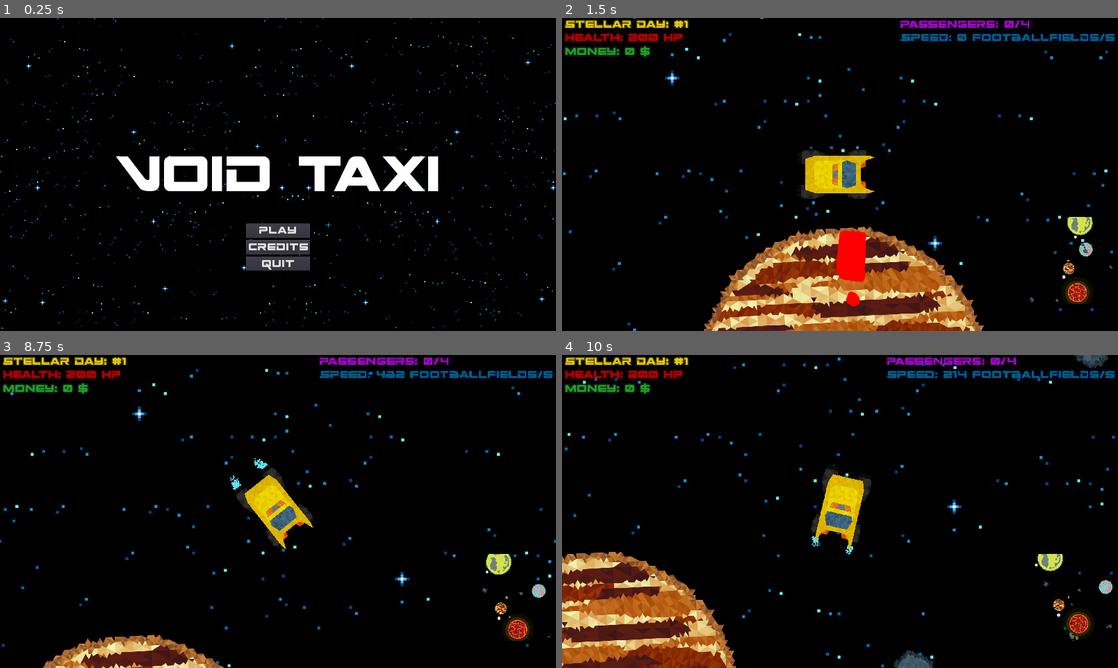
Above: before the commit, frames 1-4 (two rows, left to right).
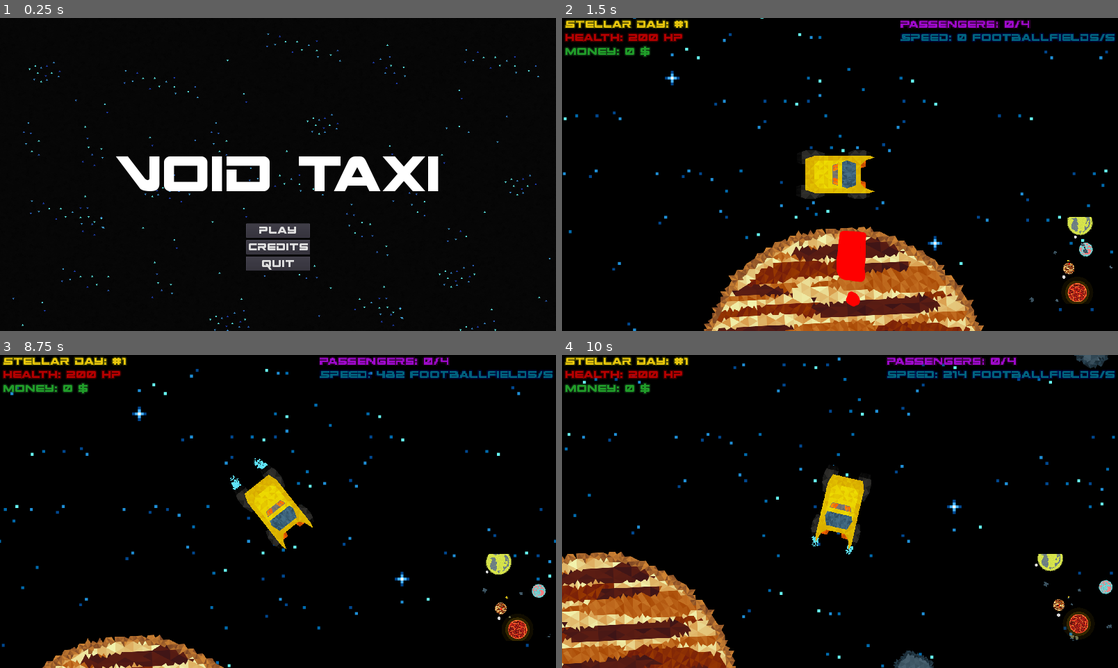
Above: after the commit, the same moments.

Repository: game-jam-team-gut/void-taxi
Game: Godot game, scene res://MainMenu.tscn
Same seed, same stepped clock (60 frames per second), same inputs: the game is played once before the commit and once after it.
Inputs:
- Up to frame 1 (0.25 s): no input
- Up to frame 2 (1.5 s): click "Play" at 0.5 s; hold Right (ui_right) from 1.28 s (still down)
- Up to frame 3 (8.75 s): release Right (ui_right) at 2.03 s; hold Down (ui_down) 2.03-2.78 s; hold Right (ui_right) 2.78-3.53 s; hold Up (ui_up) 3.53-4.28 s; hold Left (ui_left) 4.28-5 s; tap Escape (ui_cancel) at 4.9 s; click "Play" at 5 s; hold Left (ui_left) 5.78-6.53 s; hold Down (ui_down) 6.53-7.28 s; hold Right (ui_right) 7.28-8.03 s; hold Up (ui_up) from 8.03 s (still down)
- Up to frame 4 (10 s): release Up (ui_up) at 8.78 s; hold Right (ui_right) 8.78-9.53 s; hold Down (ui_down) from 9.53 s (still down)

The runs differ from the first frame. In frame 1, 1.3% of the frame differs, in the area x 0-100%, y 0-100%; in frame 2, nothing differs; in frame 3, less than 0.1%; in frame 4, less than 0.1%.

Commit message:
New background

Diff:
--- a/MainMenu.tscn
+++ b/MainMenu.tscn
@@ -3,7 +3,7 @@
 [ext_resource path="res://MainMenu/MainMenu.gd" type="Script" id=1]
 [ext_resource path="res://MainMenu/MainMenuNormalFont.tres" type="DynamicFont" id=2]
 [ext_resource path="res://MainMenu/MainMenuTitleFont.tres" type="DynamicFont" id=3]
-[ext_resource path="res://Void/background.png" type="Texture" id=4]
+[ext_resource path="res://Void/testbg.png" type="Texture" id=4]
 
 [node name="MainMenu" type="Control"]
 script = ExtResource( 1 )
@@ -13,6 +13,7 @@
 
 [node name="Sprite" type="Sprite" parent="."]
 position = Vector2( 960, 540 )
+scale = Vector2( 0.6, 0.6 )
 texture = ExtResource( 4 )
 
 [node name="VBoxContainer" type="VBoxContainer" parent="."]
Binary file added: Void/testbg.png
Not shown, added: Void/testbg.png.import
